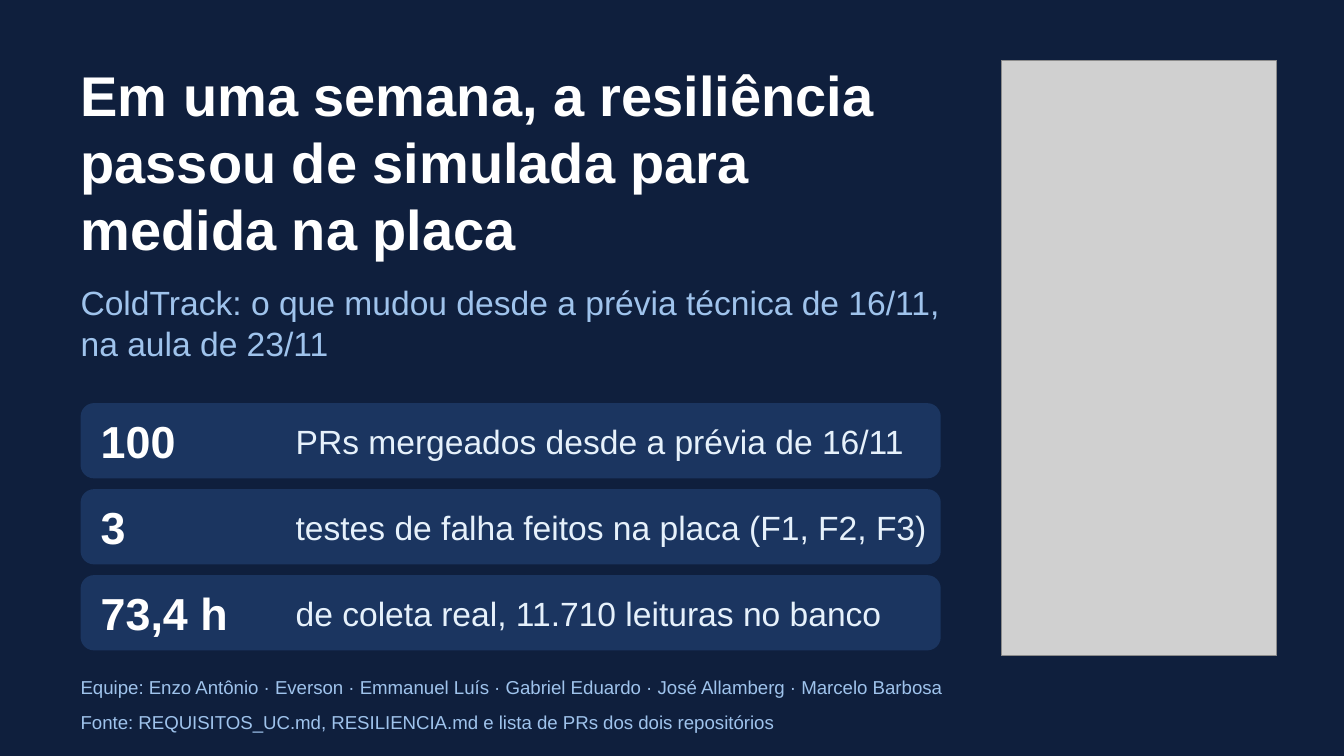
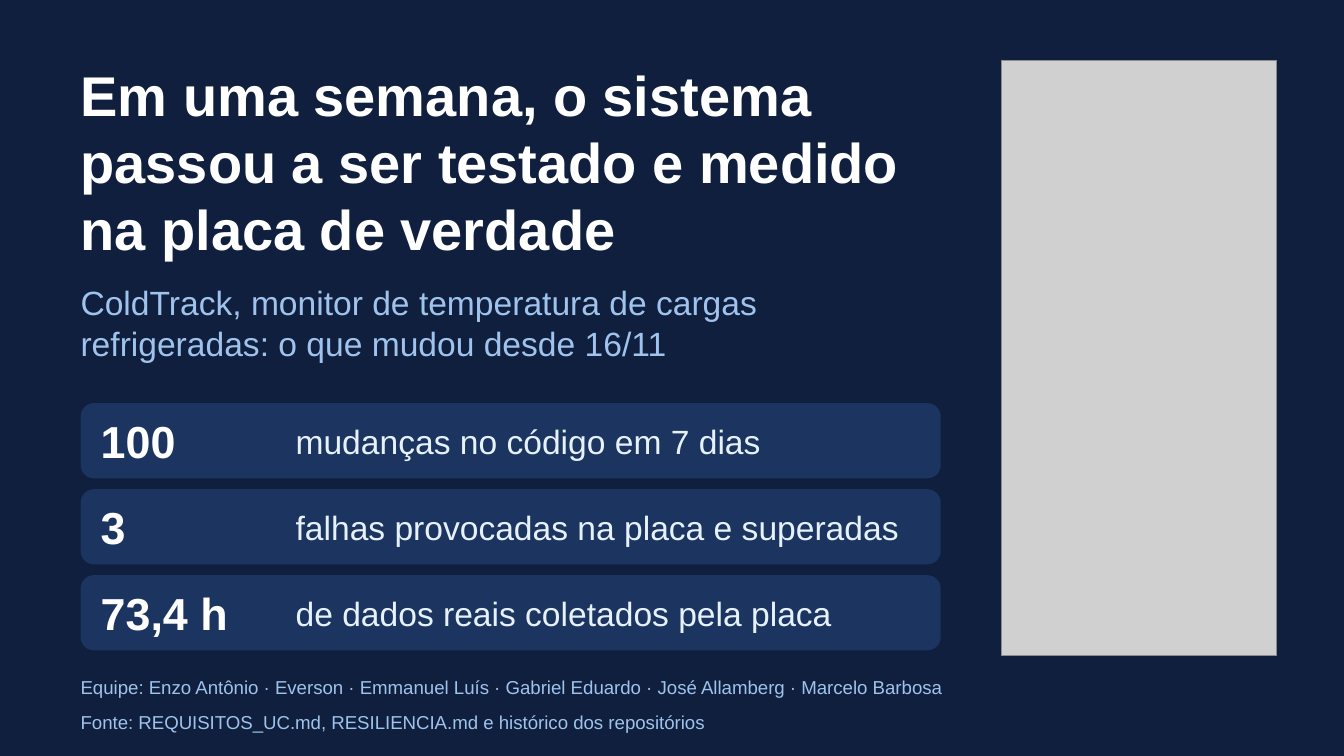
Before and after one commit to mbalbuquerque/projeto-integrador-4-periodo, a slide deck: slide 1 of docs/entrega/apresentacao-23-11.pptx. Drawn at 1344x756 pixels with LibreOffice and Linux fonts; fonts in the diff are those of the drawing; grey boxes stand for pictures. Boxes give left, top, right and bottom in pixels: in the first picture for what was removed or moved away, otherwise in the second. Text is boxed around its words. In the diff, an @@ line names an element or a change of style, - is before the commit and + after.

```diff
--- a/docs/entrega/apresentacao-23-11.pptx
+++ b/docs/entrega/apresentacao-23-11.pptx
@@ text at [81, 75, 898, 260]: text changed @@
-Em uma semana, a resiliência passou de simulada para medida na placa
+Em uma semana, o sistema passou a ser testado e medido na placa de verdade
@@ text at [81, 290, 757, 362]: text changed @@
-ColdTrack: o que mudou desde a prévia técnica de 16/11, na aula de 23/11
+ColdTrack, monitor de temperatura de cargas refrigeradas: o que mudou desde 16/11
@@ text at [296, 429, 761, 460]: text changed @@
-PRs mergeados desde a prévia de 16/11
+mudanças no código em 7 dias
@@ text at [296, 515, 899, 546]: text changed @@
-testes de falha feitos na placa (F1, F2, F3)
+falhas provocadas na placa e superadas
@@ text at [296, 601, 831, 632]: text changed @@
-de coleta real, 11.710 leituras no banco
+de dados reais coletados pela placa
@@ text at [81, 715, 704, 733]: text changed @@
-Fonte: REQUISITOS_UC.md, RESILIENCIA.md e lista de PRs dos dois repositórios
+Fonte: REQUISITOS_UC.md, RESILIENCIA.md e histórico dos repositórios
```
Also in this commit, not shown: 7 other slides changed, 3 other files.
